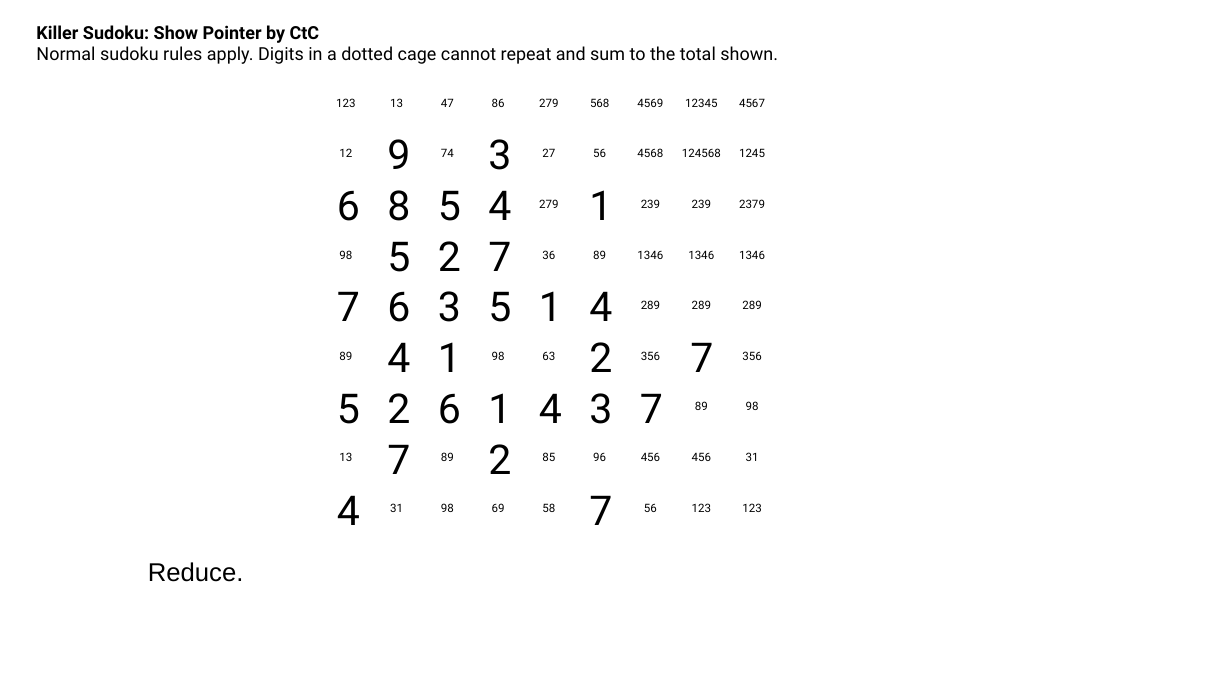
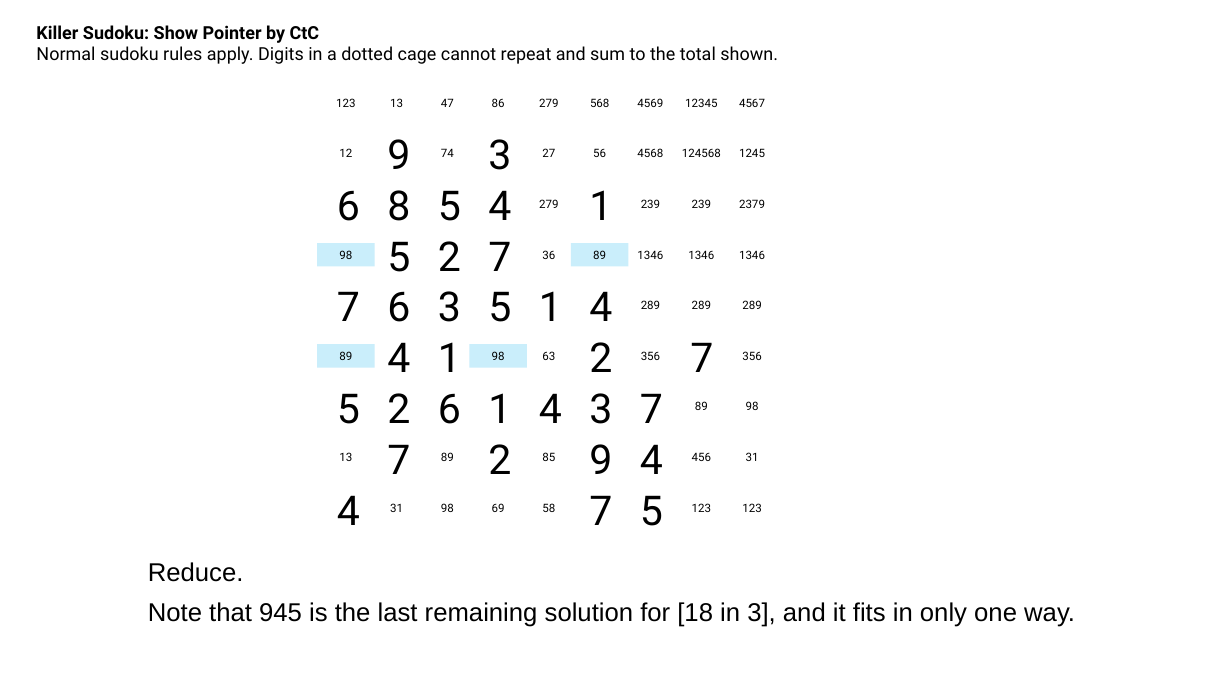
Before and after one commit to jhardis/WSJ_Number_Puzzles, a slide deck: slide 64 of 20261031_1.pptx (slide 66 before the commit). Drawn at 1232x693 pixels with LibreOffice and Linux fonts; fonts in the diff are those of the drawing; background and template pictures are left out. Boxes give left, top, right and bottom in pixels: in the first picture for what was removed or moved away, otherwise in the second. Text is boxed around its words. In the diff, an @@ line names an element or a change of style, - is before the commit and + after.

```diff
--- a/20261031_1.pptx
+++ b/20261031_1.pptx
@@ 4 rectangles: place and size @@
-4 rectangles at [339, 250, 606, 360]
+4 rectangles at [317, 243, 628, 368]
@@ fill none to #CAEEFB in 4 elements at [571, 243, 628, 266], [470, 345, 527, 368], [317, 243, 374, 266], [317, 345, 374, 368] @@
@@ text added at [589, 444, 612, 474], 32 pt, text #000000 @@
+9
@@ text added at [640, 444, 663, 474], 32 pt, text #000000 @@
+4
@@ text removed at [593, 452, 606, 461] @@
-96
@@ text removed at [641, 452, 660, 461] @@
-456
@@ text added at [640, 495, 663, 526], 32 pt, text #000000 @@
+5
@@ text removed at [644, 503, 657, 512] @@
-56
@@ text at [148, 602, 1075, 627]: paragraph added @@
+Note that 945 is the last remaining solution for [18 in 3], and it fits in only one way.
```
Also in this commit, not shown: 38 other slides changed, 1 slide added, 11 slides removed.
